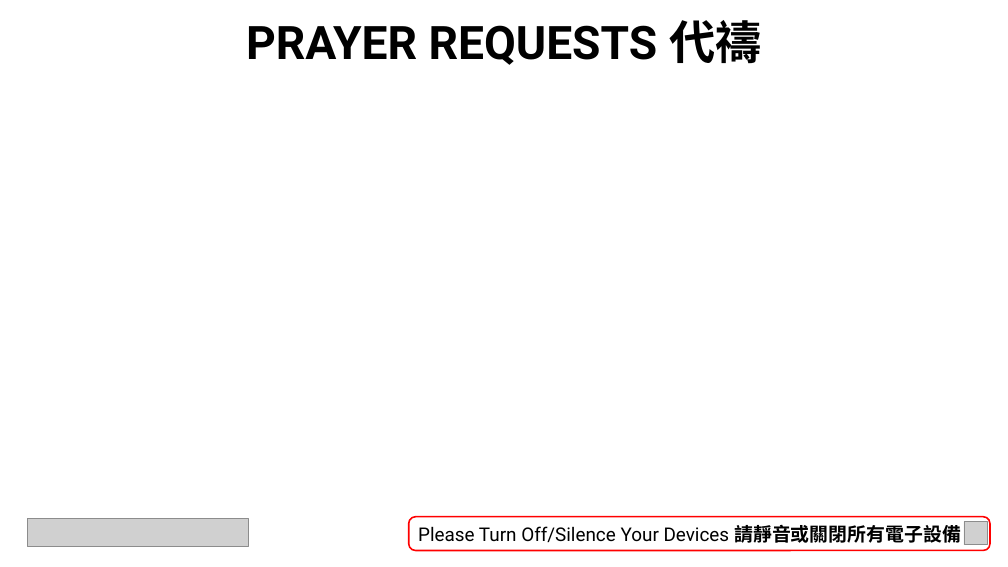
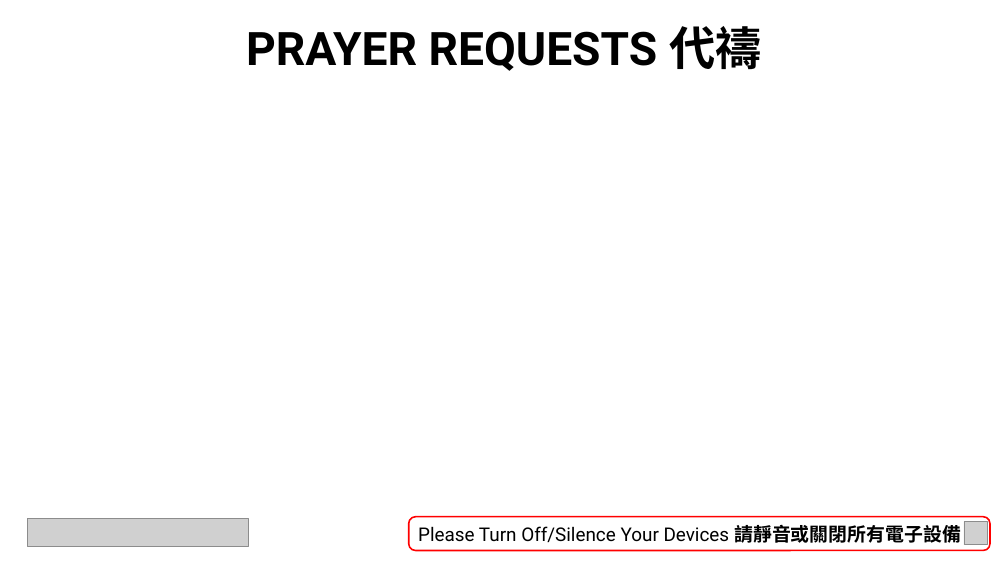
Before and after one commit to calebchanwy/tjc-powerpoint, a slide deck: slide 5 of TJCPowerPoint/Resources/ServiceWidescreen.pptx. Drawn at 1008x567 pixels with LibreOffice and Linux fonts; fonts in the diff are those of the drawing; grey boxes stand for pictures; background and template pictures are left out. Boxes give left, top, right and bottom in pixels: in the first picture for what was removed or moved away, otherwise in the second. Text is boxed around its words. In the diff, an @@ line names an element or a change of style, - is before the commit and + after.

```diff
--- a/TJCPowerPoint/Resources/ServiceWidescreen.pptx
+++ b/TJCPowerPoint/Resources/ServiceWidescreen.pptx
@@ text "PRAYER REQUESTS 代禱": place and size @@
-text "PRAYER REQUESTS 代禱" at box(246, 20, 761, 65)
+text "PRAYER REQUESTS 代禱" at box(246, 26, 761, 71)
```
Also in this commit, not shown: 3 other slides changed, 22 other files.
